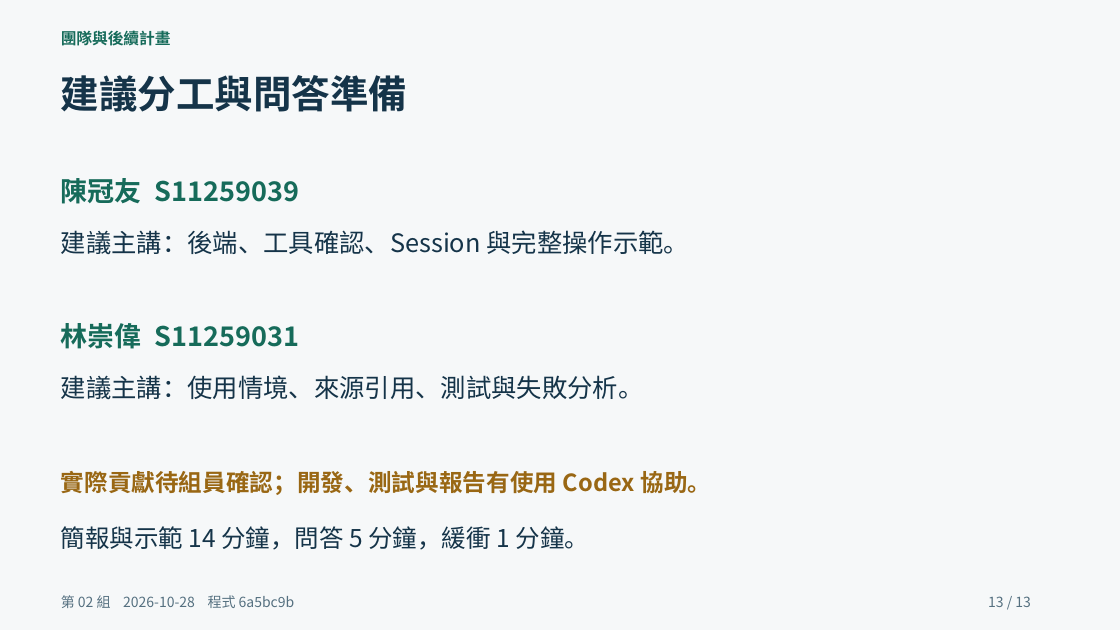
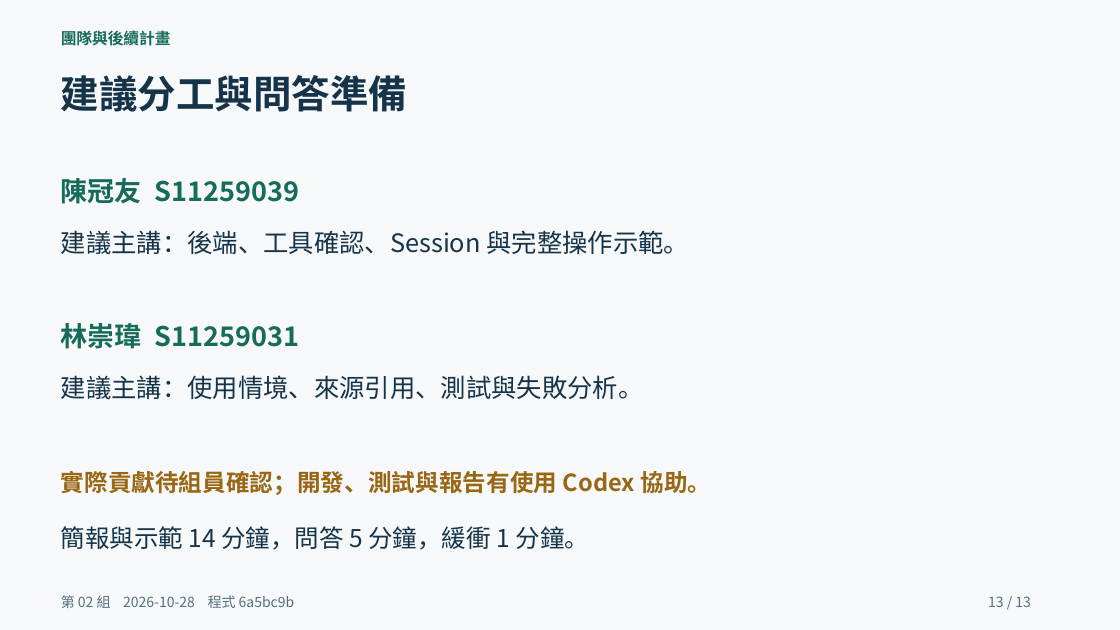
Before and after one commit to yoyo6108876/nutn-agent-2026f-team2-campus-life, a slide deck: slide 13 of reports/midterm/phase-review.pptx. Drawn at 1120x630 pixels with LibreOffice and Linux fonts; fonts in the diff are those of the drawing. Boxes give left, top, right and bottom in pixels: in the first picture for what was removed or moved away, otherwise in the second. Text is boxed around its words. In the diff, an @@ line names an element or a change of style, - is before the commit and + after.

```diff
--- a/reports/midterm/phase-review.pptx
+++ b/reports/midterm/phase-review.pptx
@@ text at bbox=[61, 323, 300, 349]: text changed @@
-林崇偉 S11259031
+林崇瑋 S11259031
```
Also in this commit, not shown: 1 other slide changed, 15 other files.
